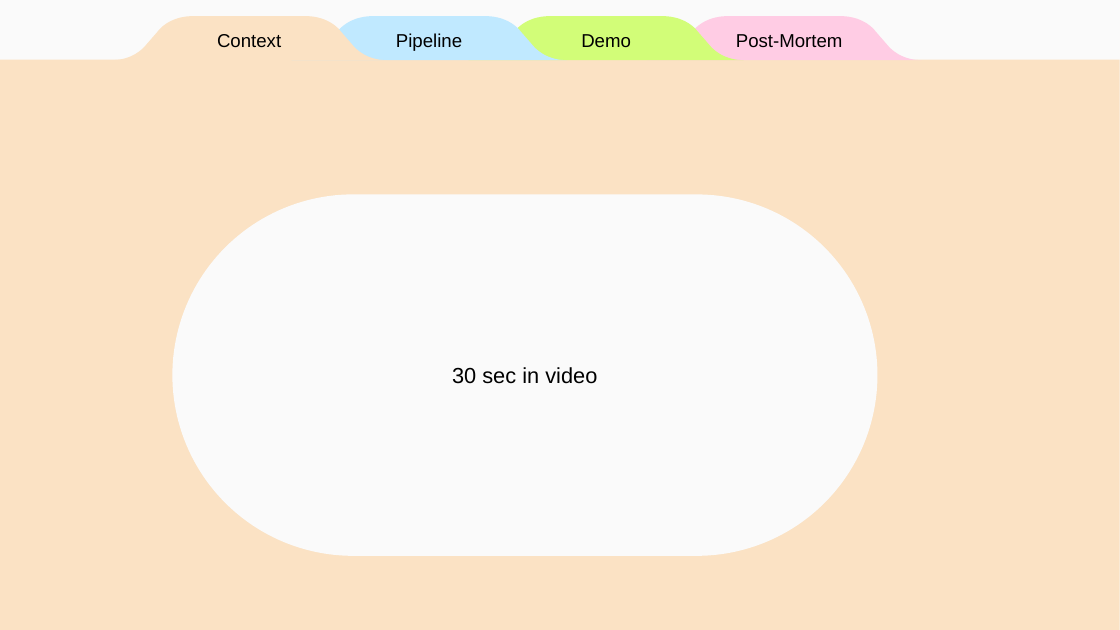
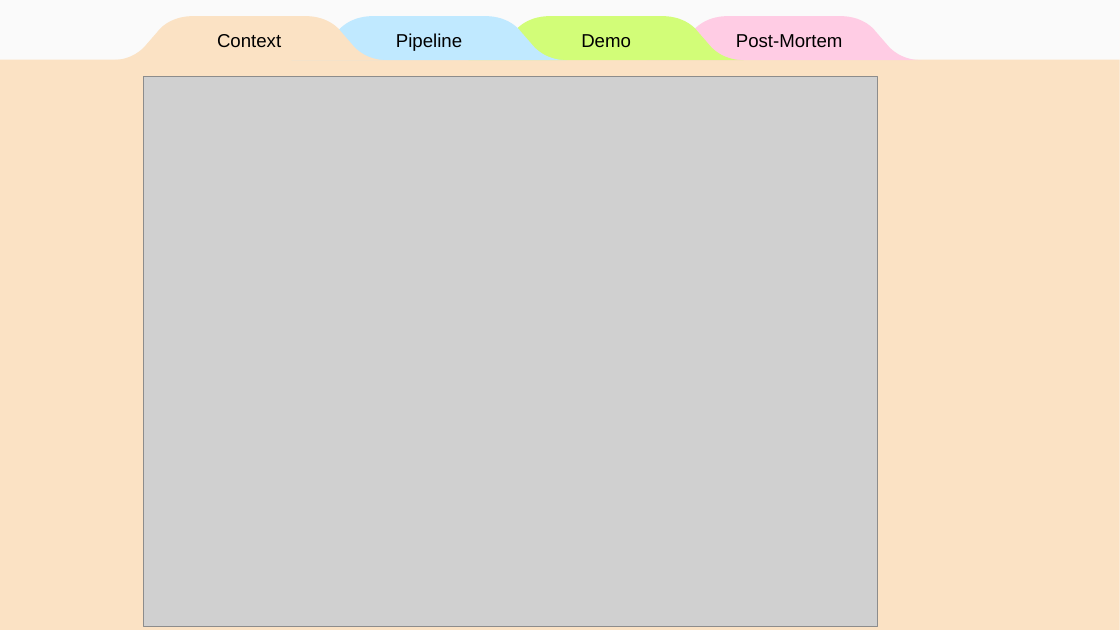
Before and after one commit to dannys0n/OpenCast, a slide deck: slide 6 of Presentation/OpenCast.pptx (slide 5 before the commit). Drawn at 1120x630 pixels with LibreOffice and Linux fonts; fonts in the diff are those of the drawing; grey boxes stand for pictures. Boxes give left, top, right and bottom in pixels: in the first picture for what was removed or moved away, otherwise in the second. Text is boxed around its words. In the diff, an @@ line names an element or a change of style, - is before the commit and + after.

```diff
--- a/Presentation/OpenCast.pptx
+++ b/Presentation/OpenCast.pptx
@@ picture added at <box>143,76,877,626</box> @@
@@ text in rounded rectangle at <box>452,367,597,384</box>: text removed @@
-30 sec in video
```
Also in this commit, not shown: 4 other slides changed, 3 slides added, 1 slide removed.
